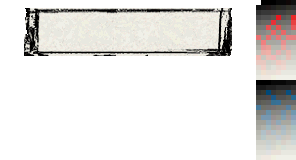
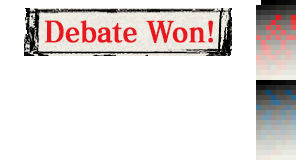
Layered file, before and after one edit (296px x 160px). Changes by layer:
added layer "Debate Won!" above "Layer 1" over 44, 20, 213, 43
